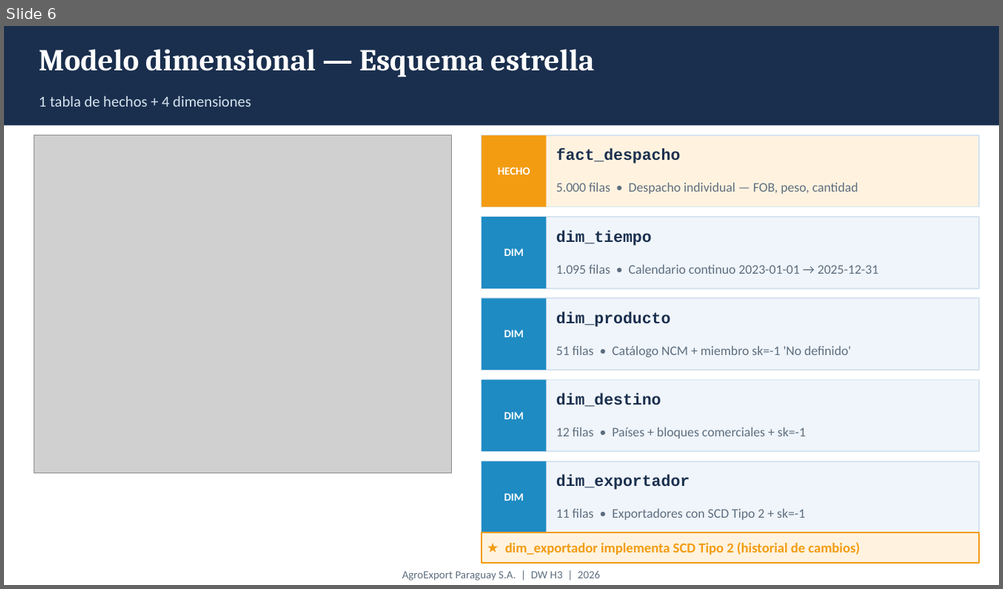
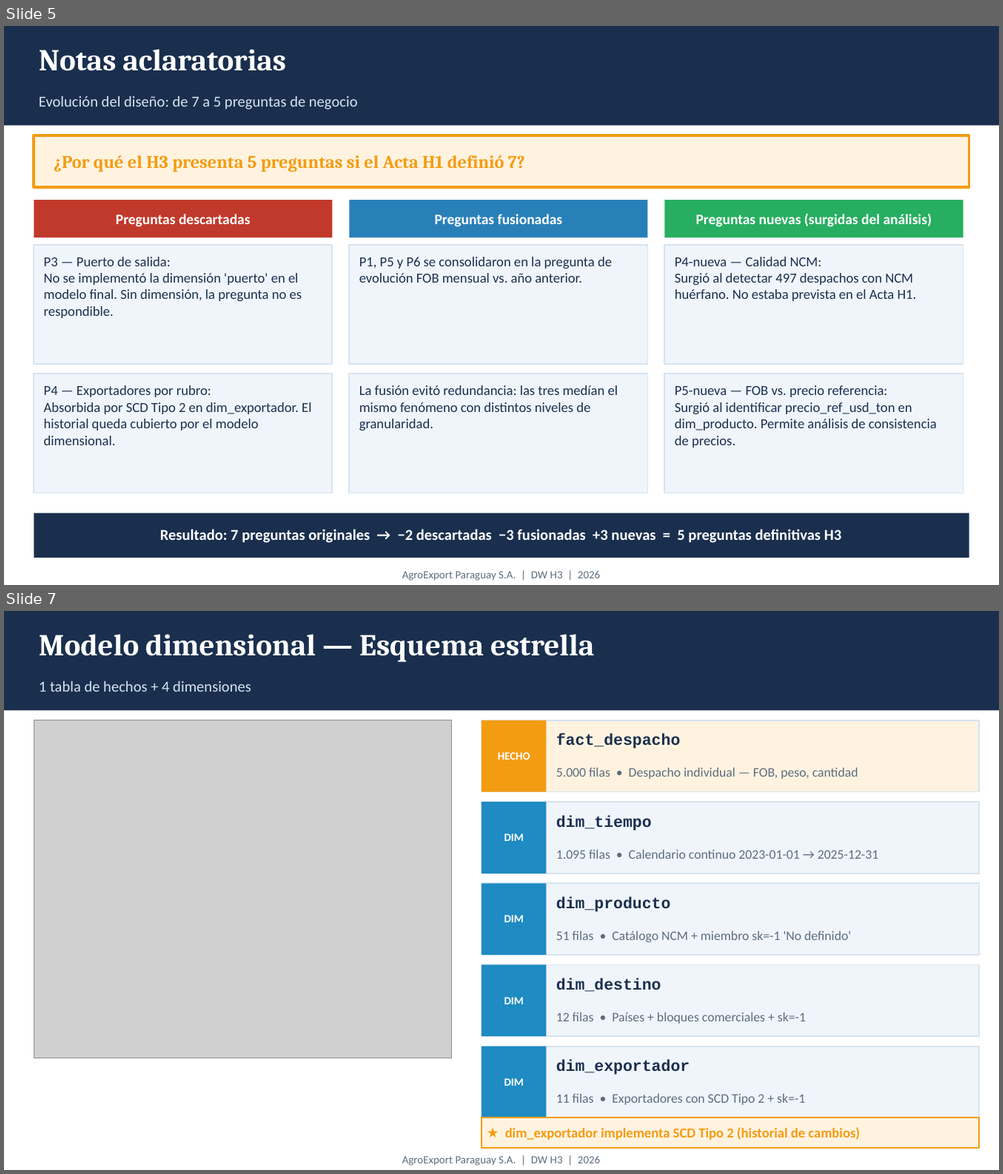
Before and after one commit to PedroSRM/agroexport-dw, a slide deck: presentacion/H3_Presentacion_AgroExport.pptx. Shown one above the other, each under a label of ours: slide 6 before the commit, slides 5 and 7 after it; the slides between them are not shown. The pictures are 1003x589 and 1003x1174 pixels, drawn with LibreOffice and Linux fonts; fonts in the diff are those of the drawing; grey boxes stand for pictures. Boxes give left, top, right and bottom in pixels: in the first picture for what was removed or moved away, otherwise in the second. Text is boxed around its words. In the diff, an @@ line names an element or a change of style, - is before the commit and + after.

```diff
--- a/presentacion/H3_Presentacion_AgroExport.pptx
+++ b/presentacion/H3_Presentacion_AgroExport.pptx
@@ slide 5 added at (4,26,999,585), background #FFFFFF @@
@@ rectangle added at (4,26,999,125), fill #1A2F4E @@
@@ text added at (39,49,286,71), 22 pt, text #FFFFFF, bold @@
+Notas aclaratorias
@@ text added at (39,96,358,110), 11 pt, text #D6E4F0 @@
+Evolución del diseño: de 7 a 5 preguntas de negocio
@@ rectangle added at (34,136,969,187), fill #FFF3E0, outline #F39C12 2 pt @@
@@ text added at (54,156,525,173), 13 pt, text #F39C12, bold @@
+¿Por qué el H3 presenta 5 preguntas si el Acta H1 definió 7?
@@ rectangle added at (34,200,333,238), fill #C0392B @@
@@ rectangle added at (349,200,648,238), fill #2980B9 @@
@@ rectangle added at (664,200,963,238), fill #27AE60 @@
@@ text added at (116,214,250,227), 10.5 pt, text #FFFFFF, bold @@
+Preguntas descartadas
@@ text added at (435,214,563,227), 10.5 pt, text #FFFFFF, bold @@
+Preguntas fusionadas
@@ text added at (696,213,932,227), 10.5 pt, text #FFFFFF, bold @@
+Preguntas nuevas (surgidas del análisis)
@@ rectangle added at (34,245,333,364), fill #F0F5FB, outline #D6E4F0 1 pt @@
@@ rectangle added at (349,245,648,364), fill #F0F5FB, outline #D6E4F0 1 pt @@
@@ rectangle added at (664,245,963,364), fill #F0F5FB, outline #D6E4F0 1 pt @@
@@ text added at (44,257,302,318), 10 pt, text #1A2F4E @@
+P3 — Puerto de salida:
+No se implementó la dimensión 'puerto' en el modelo final. Sin dimensión, la pregunta no es respondible.
@@ text added at (359,257,612,283), 10 pt, text #1A2F4E @@
+P1, P5 y P6 se consolidaron en la pregunta de evolución FOB mensual vs. año anterior.
@@ text added at (674,257,916,301), 10 pt, text #1A2F4E @@
+P4-nueva — Calidad NCM:
+Surgió al detectar 497 despachos con NCM huérfano. No estaba prevista en el Acta H1.
@@ rectangle added at (34,374,333,494), fill #F0F5FB, outline #D6E4F0 1 pt @@
@@ rectangle added at (349,374,648,494), fill #F0F5FB, outline #D6E4F0 1 pt @@
@@ rectangle added at (664,374,963,494), fill #F0F5FB, outline #D6E4F0 1 pt @@
@@ text added at (44,386,311,446), 10 pt, text #1A2F4E @@
+P4 — Exportadores por rubro:
+Absorbida por SCD Tipo 2 en dim_exportador. El historial queda cubierto por el modelo dimensional.
@@ text added at (359,386,618,431), 10 pt, text #1A2F4E @@
+La fusión evitó redundancia: las tres medían el mismo fenómeno con distintos niveles de granularidad.
@@ text added at (674,386,936,448), 10 pt, text #1A2F4E @@
+P5-nueva — FOB vs. precio referencia:
+Surgió al identificar precio_ref_usd_ton en dim_producto. Permite análisis de consistencia de precios.
@@ rectangle added at (34,514,969,558), fill #1A2F4E @@
@@ text added at (160,529,841,543), 11 pt, text #FFFFFF, bold @@
+Resultado: 7 preguntas originales → −2 descartadas −3 fusionadas +3 nuevas = 5 preguntas definitivas H3
@@ text added at (402,571,600,581), 8 pt, text #5D6D7E @@
+AgroExport Paraguay S.A. | DW H3 | 2026
@@ what was slide 6 is now slide 7 @@
```
Also in this commit, not shown: 7 slides changed.
